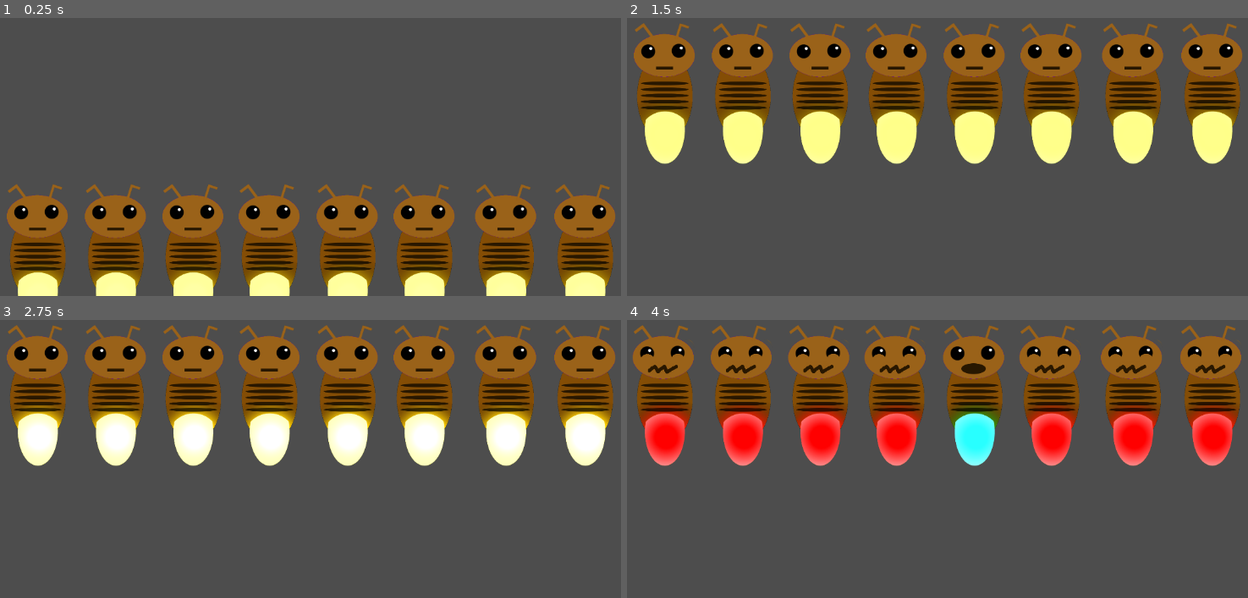
Above: before the commit, frames 1-4 (two rows, left to right).
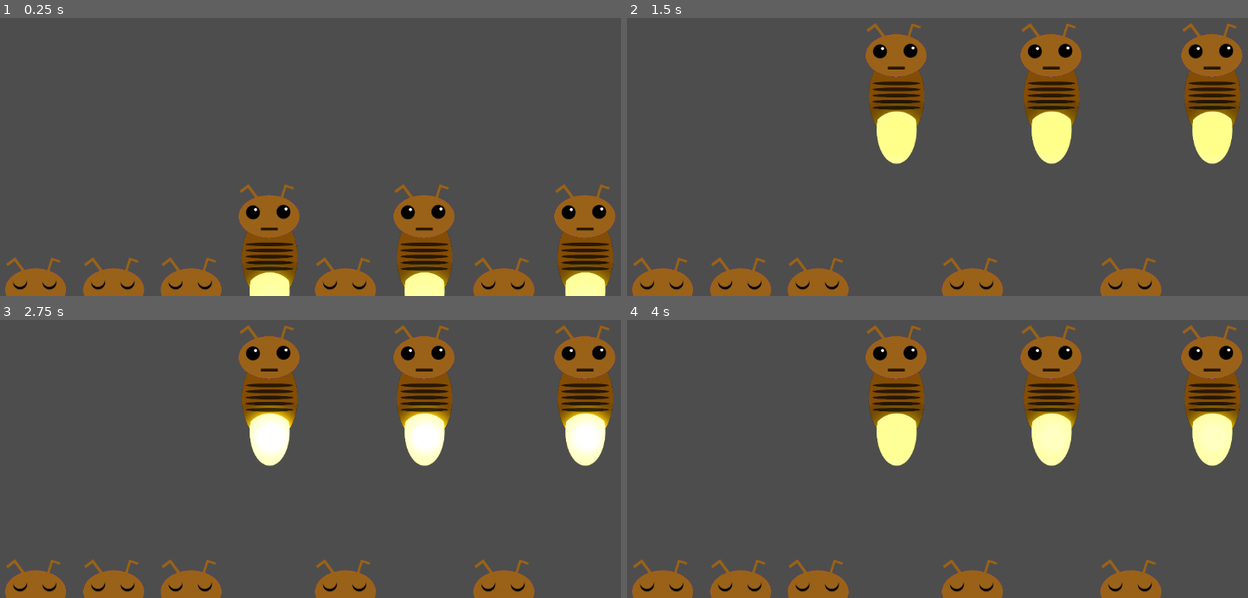
Above: after the commit, the same moments.

Repository: Kaijiro/ld56
Game: Godot game, scene res://scenes/ld_56.tscn
Same seed, same stepped clock (60 frames per second), same inputs: the game is played once before the commit and once after it. Sound files missing from this copy of the repository are replaced by a short silence.
Inputs (mouse positions are in pixels of both pictures, inside the frame that each line leads up to):
- Up to frame 1 (0.25 s): no input
- Up to frame 2 (1.5 s): move the mouse to (664, 187) at 0.52 s; click (664, 187) at 0.6 s; move the mouse to (744, 98) at 1.27 s; click (744, 98) at 1.35 s
- Up to frame 3 (2.75 s): move the mouse to (192, 400) at 2.02 s; click (192, 400) at 2.1 s
- Up to frame 4 (4 s): move the mouse to (894, 400) at 2.77 s; click (894, 400) at 2.85 s; move the mouse to (974, 400) at 3.52 s; click (974, 400) at 3.6 s

The runs differ from the first frame. In frame 1, 16% of the frame differs, in the area x 0-87%, y 59-100%; in frame 2, 22%; in frame 3, 22%; in frame 4, 27%, in the area x 0-100%, y 1-100%.

Commit message:
Sequence leveling

Diff:
--- a/scripts/firefly.gd
+++ b/scripts/firefly.gd
@@ -47,10 +47,6 @@
     GameSignals.FirefliesTurn.connect(self._on_fireflies_turn_start)
 
     self.sleep()
-
-    # DEBUG PURPOSE
-    #if randi() % 2:
-    self.awake()
 
 # Called every frame. 'delta' is the elapsed time since the previous frame.
 func _process(delta: float) -> void:
@@ -113,19 +109,21 @@
     await self.sing()
 
 func wrong() -> void:
-    self.head.play("oops")
-    self.isPulsing = false
-    self.tail_light.energy = max_energy
-    self.tail_light.color = wrong_light
-    await get_tree().create_timer(delay_idle).timeout
-    self.idle()
+    if self.is_awake:
+        self.head.play("oops")
+        self.isPulsing = false
+        self.tail_light.energy = max_energy
+        self.tail_light.color = wrong_light
+        await get_tree().create_timer(delay_idle).timeout
+        self.idle()
 
 func right() -> void:
-    self.isPulsing = false
-    self.tail_light.energy = max_energy
-    self.tail_light.color = good_light
-    await get_tree().create_timer(delay_idle).timeout
-    self.idle()
+    if self.is_awake:
+        self.isPulsing = false
+        self.tail_light.energy = max_energy
+        self.tail_light.color = good_light
+        await get_tree().create_timer(delay_idle).timeout
+        self.idle()
 
 func _on_area_2d_mouse_entered() -> void:
     self.clickable = self.is_awake && self.is_player_turn
--- a/scripts/sequencer.gd
+++ b/scripts/sequencer.gd
@@ -24,6 +24,9 @@
             node.connect("FireflyPlayed", self.handle_player_play)
             fireflies.append(node)
 
+    fireflies.shuffle()
+    for i in self.difficulties_awake_number[self.current_difficulty]:
+        fireflies[i].awake()
     GameSignals.connect("FirefliesTurn", self.call_sequence)
     GameSignals.connect("PlayerEnteredRightSequence", self.sequence_success)
     GameSignals.connect("PlayerEnteredWrongSequence", self.sequence_failure)
@@ -37,7 +40,7 @@
     if self.is_lasttry_error:
         self.is_lasttry_error = false
     else:
-        self.sequence.append(fireflies.pick_random())
+        self.sequence.append(self.fireflies.filter(func(node): return node.is_awake).pick_random())
         await self.get_tree().create_timer(1.5).timeout
 
     print("I will begin my sequence")
@@ -58,6 +61,8 @@
     print("New Score : "+str(self.score))
     if self.sequence.size() == self.difficulties_max[self.current_difficulty]:
         self.current_difficulty = min(self.current_difficulty + 1, self.difficulties_points.size())
+        for n in range(self.difficulties_awake_number[self.current_difficulty - 1], self.difficulties_awake_number[self.current_difficulty]):
+            self.fireflies[n].awake();
         self.point = self.difficulties_points[self.current_difficulty]
         print("New Difficulty : "+ str(self.current_difficulty))
     # TODO : Maybe add a timer here to wait for the animation to end
